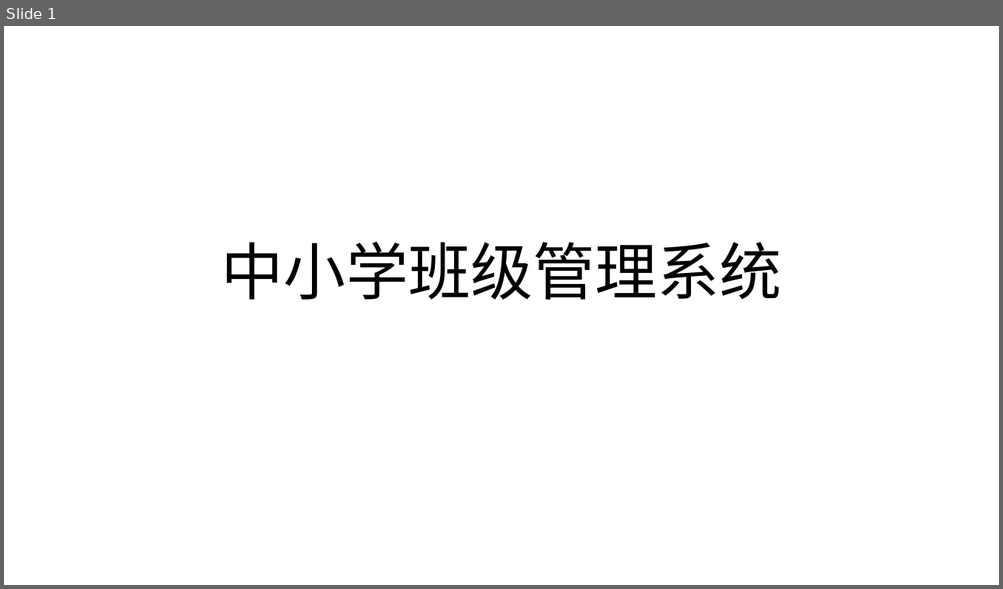
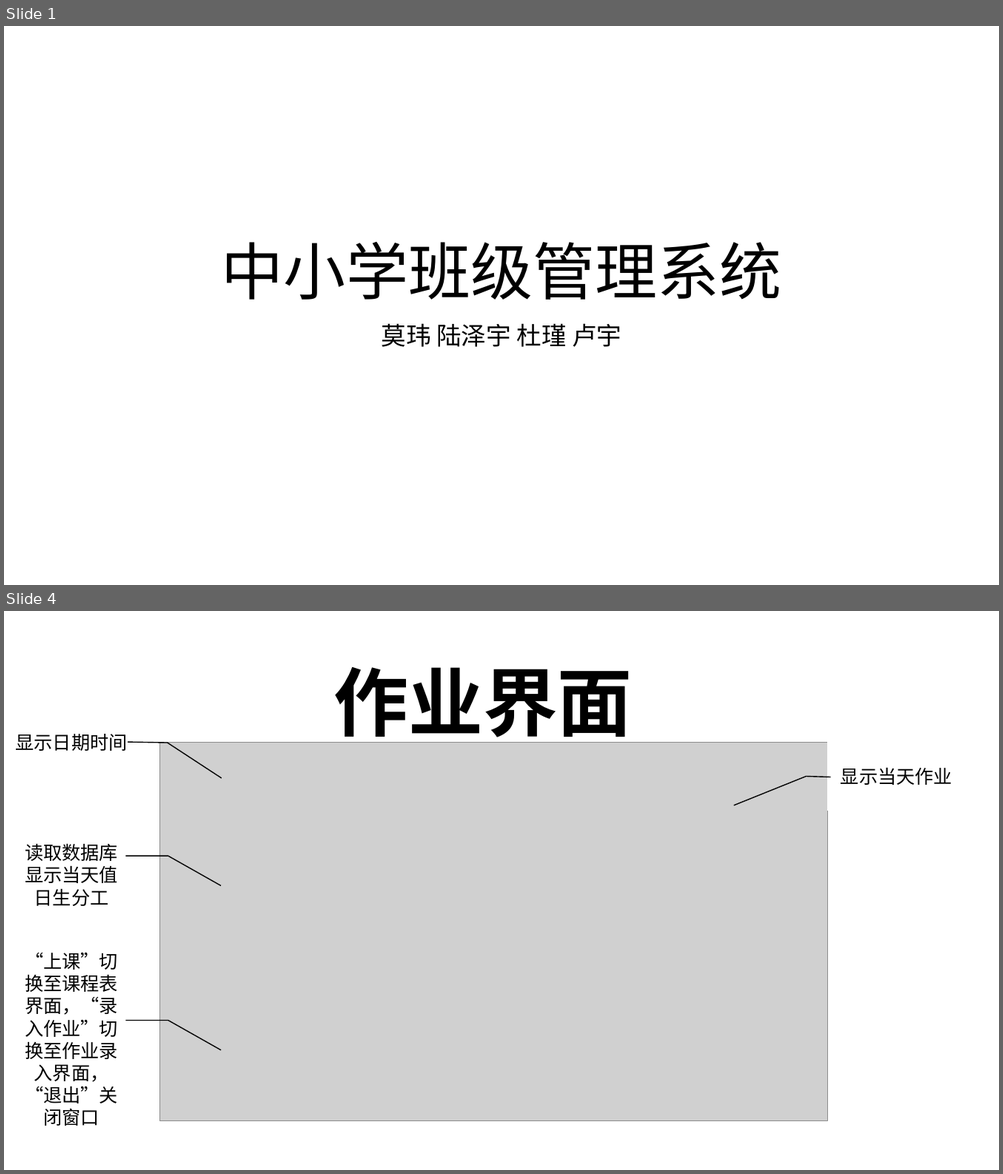
Before and after one commit to ALongTail/Class-Managing-System, a slide deck: 大作业/中小学班级管理系统.pptx. Shown one above the other, each under a label of ours: slide 1 before the commit, slides 1 and 4 after it; the slides between them are not shown. The pictures are 1003x589 and 1003x1174 pixels, drawn with LibreOffice and Linux fonts; fonts in the diff are those of the drawing; grey boxes stand for pictures; background and template pictures are left out. Boxes give left, top, right and bottom in pixels: in the first picture for what was removed or moved away, otherwise in the second. Text is boxed around its words. In the diff, an @@ line names an element or a change of style, - is before the commit and + after.

```diff
--- a/大作业/中小学班级管理系统.pptx
+++ b/大作业/中小学班级管理系统.pptx
@@ slide 4 added at box(4, 611, 999, 1170), background #FFFFFF @@
@@ text added at box(334, 667, 632, 749), 72 pt, text #000000, bold @@
+作业界面
@@ callout added at box(4, 719, 139, 766), fill #FFFFFF, outline #000000 1 pt, 18 pt, text #000000 @@
+显示日期时间
@@ picture added at box(160, 742, 828, 1122) @@
@@ callout added at box(828, 742, 966, 811), fill #FFFFFF, outline #000000 1 pt, 18 pt, text #000000 @@
+显示当天作业
@@ callout added at box(11, 841, 131, 909), fill #FFFFFF, outline #000000 1 pt, 18 pt, text #000000 @@
+读取数据库显示当天值日生分工
@@ callout added at box(11, 1005, 131, 1073), fill #FFFFFF, outline #000000 1 pt, 18 pt, text #000000 @@
+“上课”切换至课程表界面，“录入作业”切换至作业录入界面，“退出”关闭窗口
@@ slide 1 changed as well @@
@@ subtitle added at box(381, 323, 621, 347), 24 pt, text #000000 @@
+莫玮 陆泽宇 杜瑾 卢宇
```
Also in this commit, not shown: 2 other slides changed, 4 other slides added, 3 slides removed, 4 other files.
